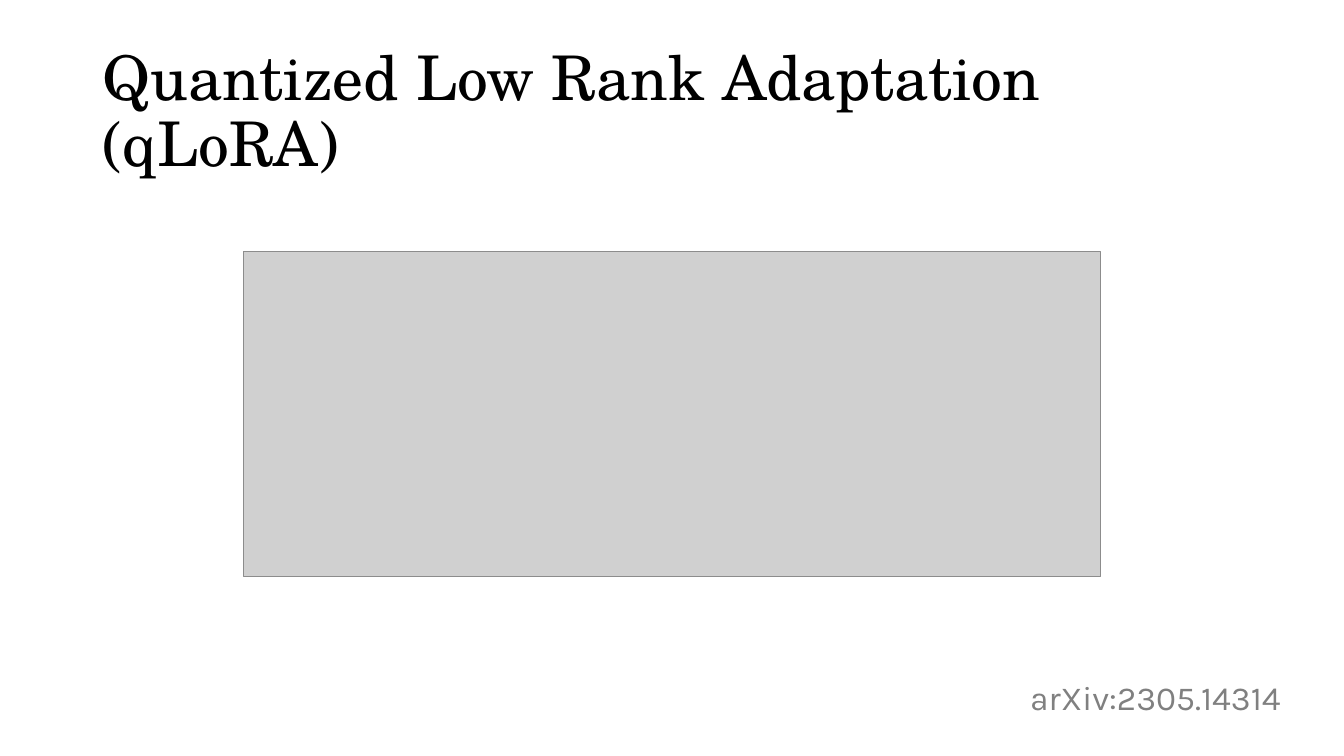
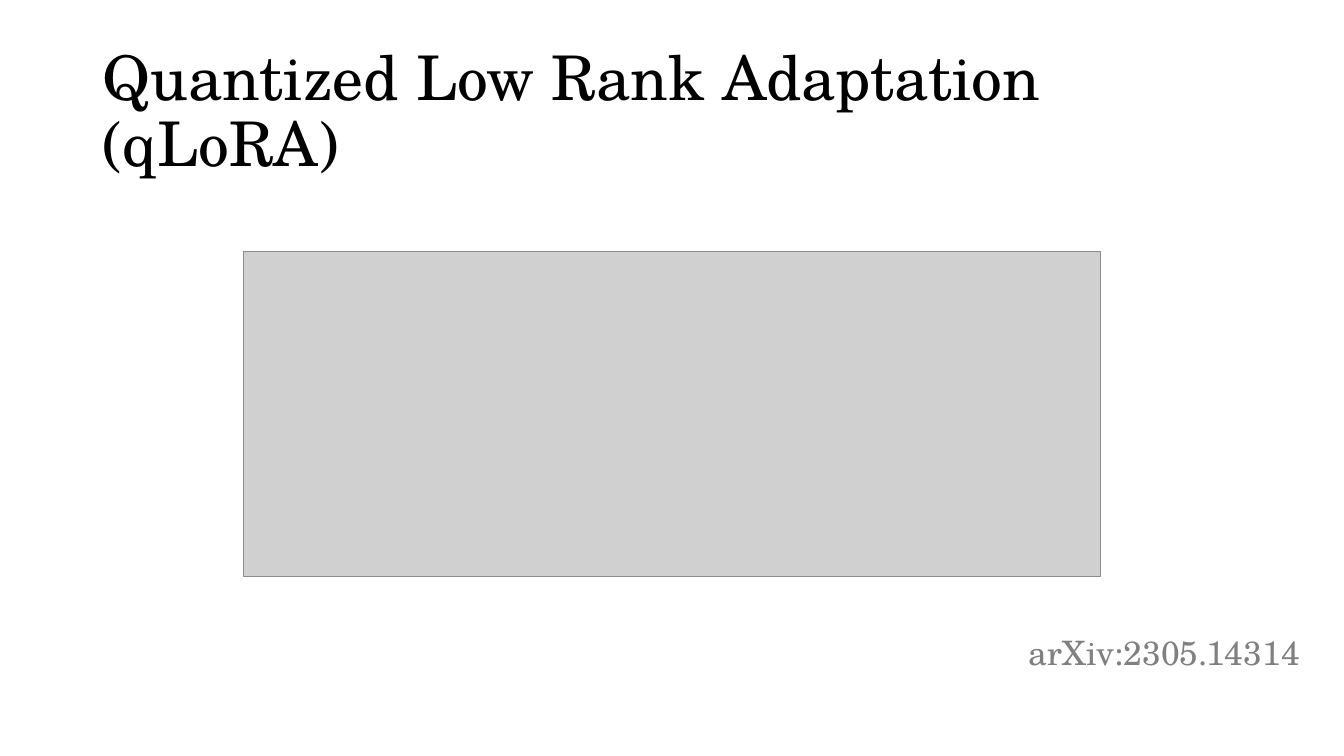
Before and after one commit to acceleratescience/large-language-models, a slide deck: slide 18 of slides/flsg/7-finetuning-flsg.pptx. Drawn at 1344x756 pixels with LibreOffice and Linux fonts; fonts in the diff are those of the drawing; grey boxes stand for pictures; background and template pictures are left out. Boxes give left, top, right and bottom in pixels: in the first picture for what was removed or moved away, otherwise in the second. Text is boxed around its words. In the diff, an @@ line names an element or a change of style, - is before the commit and + after.

```diff
--- a/slides/flsg/7-finetuning-flsg.pptx
+++ b/slides/flsg/7-finetuning-flsg.pptx
@@ text "arXiv:2305.14314": place and size @@
-text "arXiv:2305.14314" at [1030, 687, 1280, 711]
+text "arXiv:2305.14314" at [1029, 641, 1300, 666]
@@ text "arXiv:2305.14314" at [1029, 641, 1300, 666]: font Karla to TeX Gyre Schola @@
```
Also in this commit, not shown: 1 other file.
